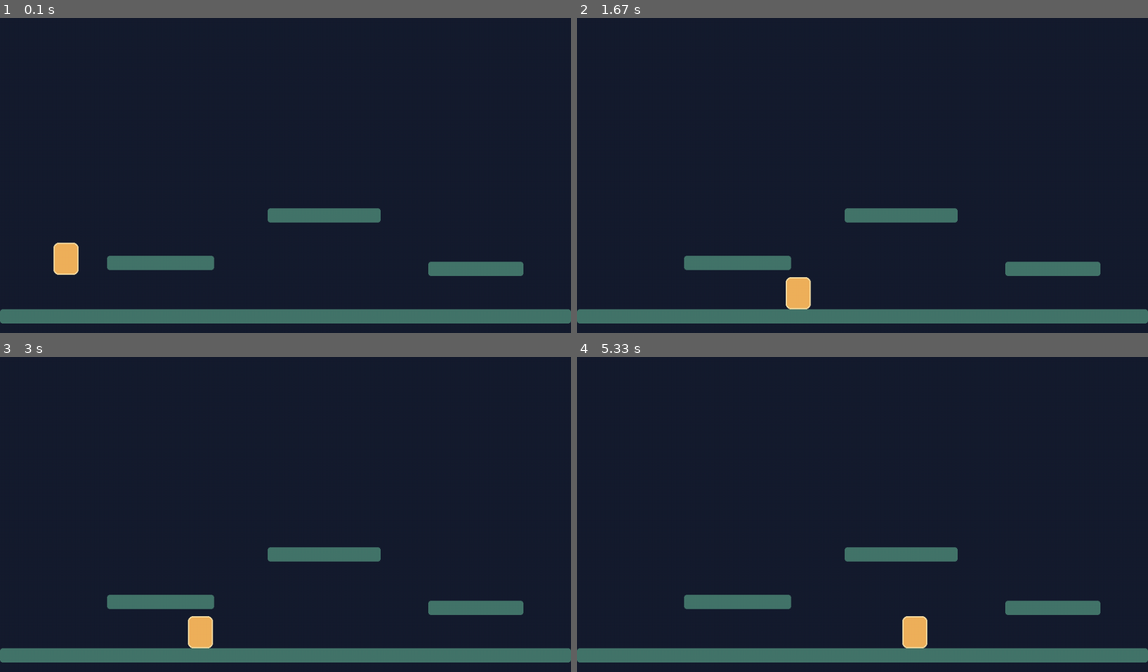
Above: before the commit, frames 1-4 (two rows, left to right).
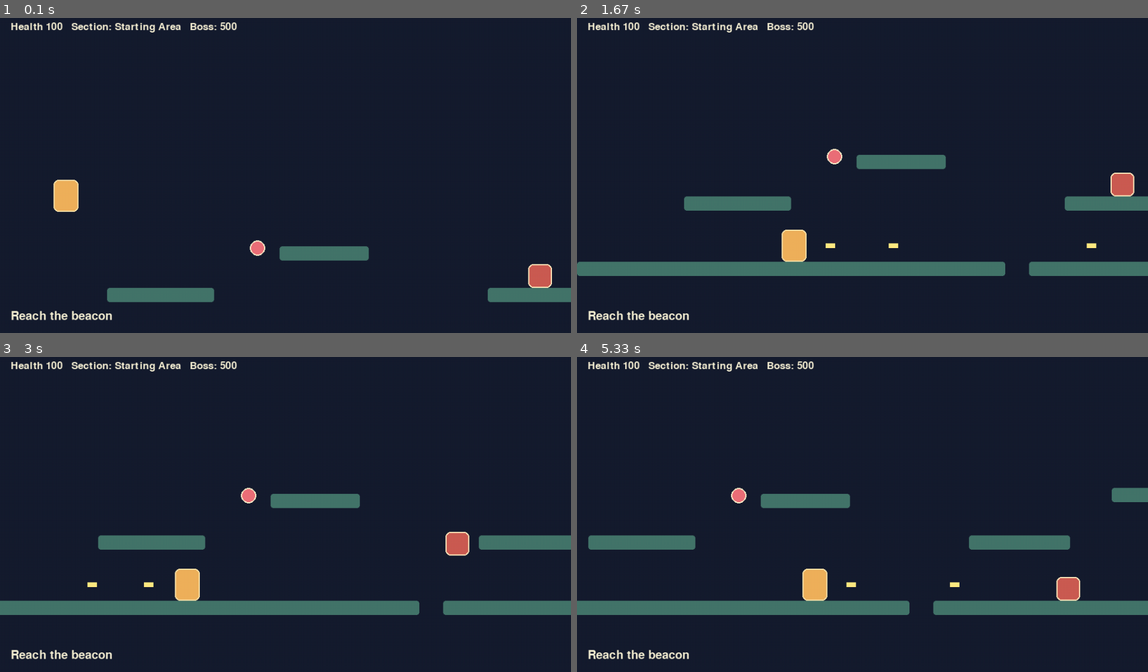
Above: after the commit, the same moments.

Repository: Ayaan-M-Khan/Pygame-Platformer
Game: pygame game, started from main.py
The game is run twice, just before and just after one commit, with the same random seed, the same clock (stepped at 60 frames per second) and the same inputs.
Inputs:
- Up to frame 1 (0.1 s): no input
- Up to frame 2 (1.67 s): hold X 0.33-0.8 s; hold Right 0.33-0.8 s; tap Space at 0.83 s; hold Right 1.17-1.63 s; tap X at 1.23, 1.53 s
- Up to frame 3 (3 s): hold Right 1.67-2.13 s; tap X at 1.73, 2.03, 2.23, 2.53, 2.8 s; hold Left 2.17-2.7 s; hold Left from 2.73 s (still down)
- Up to frame 4 (5.33 s): tap X at 3.1, 3.23, 3.53, 3.9, 4.2, 4.4, 4.7, 4.9, 5.2 s; release Left at 3.13 s; hold Right 3.17-3.8 s; hold Left 3.83-4.3 s; hold Right 4.33-4.8 s; hold Right 4.83-5.3 s

The runs differ from the first frame. In frame 1, 11% of the frame differs, in the area x 0-100%, y 1-97%; in frame 2, 14%; in frame 3, 13%; in frame 4, 14%.

Commit message:
Add authored scrolling platforming level

Diff:
--- /dev/null
+++ b/enemy.py
@@ -0,0 +1,65 @@
+import pygame
+
+import gamevalues as gv
+
+
+class Enemy:
+    colors = {"walker": (204, 93, 83), "jumper": (190, 111, 215), "shooter": (89, 164, 205), "heavy": (148, 104, 77), "boss": (224, 75, 112)}
+
+    def __init__(self, x, y, kind):
+        self.kind = kind
+        size = (70, 78) if kind == "boss" else ((52, 52) if kind == "heavy" else (40, 40))
+        self.rect = pygame.Rect(x, y, *size)
+        self.spawn_x = float(x)
+        self.health = gv.ENEMY_HEALTH[kind]
+        self.direction = 1
+        self.velocity_y = 0.0
+        self.jump_timer = gv.JUMPER_INTERVAL
+        self.shoot_timer = gv.SHOOTER_INTERVAL
+        self.phase = 1
+
+    @property
+    def alive(self):
+        return self.health > 0
+
+    def update(self, dt, platforms, player_rect):
+        if self.kind in ("walker", "heavy", "boss"):
+            speed = gv.ENEMY_SPEED[self.kind]
+            self.rect.x += round(speed * self.direction * dt)
+            if abs(self.rect.centerx - self.spawn_x) > gv.ENEMY_PATROL_DISTANCE[self.kind]:
+                self.direction *= -1
+        if self.kind == "jumper":
+            self.jump_timer -= dt
+            if self.jump_timer <= 0 and self.rect.bottom >= self._floor_top(platforms):
+                self.velocity_y = -gv.JUMPER_JUMP_FORCE
+                self.jump_timer = gv.JUMPER_INTERVAL
+        self.velocity_y = min(self.velocity_y + gv.ENEMY_GRAVITY * dt, gv.ENEMY_MAX_FALL_SPEED)
+        self.rect.y += round(self.velocity_y * dt)
+        for platform in platforms:
+            if self.rect.colliderect(platform.rect) and self.velocity_y >= 0:
+                self.rect.bottom = platform.rect.top
+                self.velocity_y = 0
+        if self.kind == "boss" and self.health < gv.ENEMY_HEALTH["boss"] / 2:
+            self.phase = 2
+
+    def _floor_top(self, platforms):
+        floors = [platform.rect.top for platform in platforms if platform.active and platform.rect.colliderect(self.rect.inflate(20, 4))]
+        return min(floors, default=gv.WORLD_HEIGHT)
+
+    def draw(self, surface, camera_x, camera_y):
+        rect = self.rect.move(-round(camera_x), -round(camera_y))
+        pygame.draw.rect(surface, self.colors[self.kind], rect, border_radius=8)
+        pygame.draw.rect(surface, (255, 232, 188), rect, 2, border_radius=8)
+        if self.kind == "boss":
+            bar = pygame.Rect(rect.x, rect.y - 12, rect.width, 7)
+            pygame.draw.rect(surface, (60, 30, 45), bar)
+            fill = bar.copy()
+            fill.width = round(bar.width * max(0, self.health) / gv.ENEMY_HEALTH["boss"])
+            pygame.draw.rect(surface, (245, 80, 105), fill)
+
+    def take_damage(self, amount):
+        self.health -= amount
+
+
+def create_enemies(spawns):
+    return [Enemy(x, y, kind) for x, y, kind in spawns]
--- a/gamevalues.py
+++ b/gamevalues.py
@@ -4,11 +4,21 @@
 SCREEN_HEIGHT = 540
 TARGET_FPS = 60
 WINDOW_TITLE = "Skybound Steps"
+WORLD_WIDTH = 5000
+WORLD_HEIGHT = 800
 
 BACKGROUND_COLOR = (22, 28, 48)
 PLATFORM_COLOR = (68, 117, 106)
+PLATFORM_COLORS = {
+	"solid": (68, 117, 106),
+	"one_way": (82, 151, 143),
+	"moving": (103, 133, 181),
+	"breakable": (177, 125, 77),
+	"boss_floor": (104, 70, 111),
+}
 PLAYER_COLOR = (239, 177, 92)
 PLAYER_OUTLINE_COLOR = (250, 226, 168)
+GOAL_COLOR = (240, 214, 104)
 
 PLAYER_WIDTH = 42
 PLAYER_HEIGHT = 54
@@ -28,4 +38,23 @@
 PLATFORM_HEIGHT = 24
 START_POSITION = (90, 380)
 
+ENEMY_HEALTH = {"walker": 30, "jumper": 35, "shooter": 40, "heavy": 120, "boss": 500}
+ENEMY_SPEED = {"walker": 90, "jumper": 65, "shooter": 35, "heavy": 35, "boss": 55}
+ENEMY_PATROL_DISTANCE = {"walker": 110, "jumper": 80, "shooter": 50, "heavy": 90, "boss": 170}
+ENEMY_GRAVITY = 1800.0
+ENEMY_MAX_FALL_SPEED = 850.0
+JUMPER_INTERVAL = 1.8
+JUMPER_JUMP_FORCE = 520.0
+SHOOTER_INTERVAL = 2.0
+
+POWERUP_SIZE = 26
+POWERUP_DURATION = 8.0
+DASH_SPEED = 900.0
+DASH_COOLDOWN = 1.0
+PROJECTILE_SPEED = 650.0
+PROJECTILE_DAMAGE = 20
+PROJECTILE_COOLDOWN = 0.25
+CONTACT_DAMAGE = 20
+RESPAWN_POSITION = START_POSITION
+
 level = 0
--- /dev/null
+++ b/level.py
@@ -0,0 +1,135 @@
+import math
+
+import pygame
+
+import gamevalues as gv
+
+
+class Platform:
+    def __init__(self, x, y, width, height=None, kind="solid", section=""):
+        self.rect = pygame.Rect(x, y, width, height or gv.PLATFORM_HEIGHT)
+        self.kind = kind
+        self.section = section
+        self.active = True
+
+    @property
+    def can_pass_through(self):
+        return self.kind == "one_way"
+
+    def update(self, dt):
+        return None
+
+    def draw(self, surface, camera_x, camera_y):
+        if not self.active:
+            return
+        visible_rect = self.rect.move(-round(camera_x), -round(camera_y))
+        color = gv.PLATFORM_COLORS.get(self.kind, gv.PLATFORM_COLOR)
+        pygame.draw.rect(surface, color, visible_rect, border_radius=4)
+
+
+class MovingPlatform(Platform):
+    def __init__(self, x, y, width, height, axis, distance, speed, section):
+        super().__init__(x, y, width, height, "moving", section)
+        self.start_position = pygame.Vector2(x, y)
+        self.axis = axis
+        self.distance = distance
+        self.speed = speed
+        self.elapsed = 0.0
+
+    def update(self, dt):
+        self.elapsed += dt * self.speed
+        offset = pygame.Vector2(1, 0) if self.axis == "x" else pygame.Vector2(0, 1)
+        amount = (math.sin(self.elapsed) + 1) * 0.5 * self.distance
+        self.rect.topleft = self.start_position + offset * amount
+
+
+class BreakablePlatform(Platform):
+    def __init__(self, x, y, width, section):
+        super().__init__(x, y, width, gv.PLATFORM_HEIGHT, "breakable", section)
+        self.break_timer = None
+
+    def update(self, dt):
+        if self.break_timer is not None:
+            self.break_timer -= dt
+            if self.break_timer <= 0:
+                self.active = False
+
+
+class Level:
+    def __init__(self):
+        self.width = gv.WORLD_WIDTH
+        self.height = gv.WORLD_HEIGHT
+        self.platforms = self._create_platforms()
+        self.enemy_spawns = [
+            (880, 590, "walker"),
+            (1160, 470, "jumper"),
+            (1510, 560, "walker"),
+            (1740, 420, "shooter"),
+            (2170, 500, "walker"),
+            (2530, 440, "jumper"),
+            (2920, 570, "heavy"),
+            (3290, 470, "shooter"),
+            (3650, 570, "walker"),
+            (4020, 500, "jumper"),
+            (4580, 570, "boss"),
+        ]
+        self.powerup_spawns = [
+            (420, 490, "health"),
+            (1530, 330, "dash"),
+            (2640, 250, "double_jump"),
+            (3440, 390, "shield"),
+        ]
+        self.goal = pygame.Rect(4880, 500, 60, 180)
+
+    def _create_platforms(self):
+        platforms = []
+        add = lambda x, y, width, section, kind="solid": platforms.append(
+            Platform(x, y, width, gv.PLATFORM_HEIGHT, kind, section)
+        )
+        add(0, 680, 720, "starting area")
+        add(760, 680, 520, "first challenge")
+        add(1320, 680, 620, "power-up approach")
+        add(1980, 680, 550, "combat section")
+        add(2580, 680, 540, "hazard section")
+        add(3170, 680, 620, "advanced platforming")
+        add(3840, 680, 1140, "boss approach")
+
+        for platform in (
+            (180, 570, 180, "starting area"),
+            (470, 500, 150, "starting area"),
+            (820, 570, 170, "first challenge"),
+            (1060, 490, 160, "first challenge"),
+            (1370, 560, 170, "power-up approach"),
+            (1440, 400, 180, "power-up approach"),
+            (1660, 500, 180, "power-up approach", "one_way"),
+            (2040, 560, 170, "combat section"),
+            (2260, 450, 180, "combat section"),
+            (2470, 360, 150, "combat section"),
+            (2670, 520, 170, "hazard section"),
+            (2900, 430, 170, "hazard section"),
+            (3190, 550, 160, "advanced platforming"),
+            (3430, 450, 180, "advanced platforming"),
+            (3690, 360, 170, "advanced platforming"),
+            (3970, 550, 180, "boss approach"),
+            (4250, 470, 170, "boss approach"),
+        ):
+            add(*platform)
+
+        platforms.append(MovingPlatform(1840, 560, 130, gv.PLATFORM_HEIGHT, "y", 100, 1.4, "power-up approach"))
+        platforms.append(BreakablePlatform(2780, 350, 130, "hazard section"))
+        platforms.append(BreakablePlatform(3080, 300, 130, "hazard section"))
+        platforms.append(Platform(4430, 680, 500, gv.PLATFORM_HEIGHT, "boss_floor", "boss arena"))
+        return platforms
+
+    def update(self, dt):
+        for platform in self.platforms:
+            platform.update(dt)
+
+    def collision_rects(self):
+        return [platform for platform in self.platforms if platform.active]
+
+    def draw(self, surface, camera_x, camera_y):
+        for platform in self.platforms:
+            platform.draw(surface, camera_x, camera_y)
+        goal = self.goal.move(-round(camera_x), -round(camera_y))
+        pygame.draw.rect(surface, gv.GOAL_COLOR, goal, 4)
--- a/main.py
+++ b/main.py
@@ -1,21 +1,37 @@
 import gamevalues as gv
 import pygame
 
+from enemy import create_enemies
+from level import Level
 from player import Player
+from powerup import create_powerups
+
+class Camera:
+	def __init__(self):
+		self.x = 0.0
+		self.y = 100.0
+
+	def follow(self, target, level, dt):
+		target_x = target.centerx - gv.SCREEN_WIDTH * 0.38
+		target_y = target.centery - gv.SCREEN_HEIGHT * 0.55
+		max_x = level.width - gv.SCREEN_WIDTH
+		max_y = level.height - gv.SCREEN_HEIGHT
+		self.x += (max(0, min(max_x, target_x)) - self.x) * min(1, dt * 7)
+		self.y += (max(0, min(max_y, target_y)) - self.y) * min(1, dt * 7)
 
 
-def create_platforms():
-	return [
-		pygame.Rect(0, 500, gv.SCREEN_WIDTH, gv.PLATFORM_HEIGHT),
-		pygame.Rect(180, 410, 180, gv.PLATFORM_HEIGHT),
-		pygame.Rect(450, 330, 190, gv.PLATFORM_HEIGHT),
-		pygame.Rect(720, 420, 160, gv.PLATFORM_HEIGHT),
-	]
+def spawn_projectile(player, direction):
+	return {
+		"rect": pygame.Rect(player.rect.centerx, player.rect.centery - 4, 16, 8),
+		"velocity": direction * gv.PROJECTILE_SPEED,
+		"damage": gv.PROJECTILE_DAMAGE,
+	}
 
 
-def draw_platforms(surface, platforms):
-	for platform in platforms:
-		pygame.draw.rect(surface, gv.PLATFORM_COLOR, platform, border_radius=4)
+def draw_hud(surface, player, level, enemies):
+	font = pygame.font.Font(None, 26)
+	text = f"Health {player.health}   Section: {level.platforms[0].section.title()}   Boss: {max(0, next((enemy.health for enemy in enemies if enemy.kind == 'boss'), 0))}"
+	surface.blit(font.render(text, True, (245, 239, 211)), (18, 16))
 
 
 def run(max_frames=None):
@@ -23,8 +39,15 @@
 	screen = pygame.display.set_mode((gv.SCREEN_WIDTH, gv.SCREEN_HEIGHT))
 	pygame.display.set_caption(gv.WINDOW_TITLE)
 	clock = pygame.time.Clock()
-	platforms = create_platforms()
+	level = Level()
 	player = Player(*gv.START_POSITION)
+	player.x, player.y = gv.RESPAWN_POSITION
+	enemies = create_enemies(level.enemy_spawns)
+	powerups = create_powerups(level.powerup_spawns)
+	projectiles = []
+	camera = Camera()
+	shoot_cooldown = 0.0
+	message = "Reach the beacon"
 	running = True
 	frame_count = 0
 
@@ -34,11 +57,68 @@
 			if event.type == pygame.QUIT:
 				running = False
 
-		player.update(pygame.key.get_pressed(), platforms, dt)
+		keys = pygame.key.get_pressed()
+		level.update(dt)
+		player.update(keys, level.collision_rects(), dt)
+		player.rect.left = max(0, player.rect.left)
+		player.rect.right = min(level.width, player.rect.right)
+		shoot_cooldown = max(0.0, shoot_cooldown - dt)
+		if keys[pygame.K_x] and shoot_cooldown <= 0:
+			direction = -1 if keys[pygame.K_LEFT] else 1
+			projectiles.append(spawn_projectile(player, direction))
+			shoot_cooldown = gv.PROJECTILE_COOLDOWN
+
+		for enemy in enemies:
+			if enemy.alive:
+				enemy.update(dt, level.collision_rects(), player.rect)
+				if enemy.rect.colliderect(player.rect):
+					player.health -= gv.CONTACT_DAMAGE
+
+		for projectile in projectiles[:]:
+			projectile["rect"].x += round(projectile["velocity"] * dt)
+			if not pygame.Rect(0, 0, level.width, level.height).colliderect(projectile["rect"]):
+				projectiles.remove(projectile)
+				continue
+			for enemy in enemies:
+				if enemy.alive and projectile["rect"].colliderect(enemy.rect):
+					enemy.take_damage(projectile["damage"])
+					projectiles.remove(projectile)
+					break
+
+		for powerup in powerups:
+			if not powerup.collected and player.rect.colliderect(powerup.rect):
+				powerup.collected = True
+				if powerup.kind == "dash":
+					player.has_dash = True
+				elif powerup.kind == "double_jump":
+					player.extra_jumps = 1
+				elif powerup.kind == "health":
+					player.health = min(gv.PLAYER_HEALTH, player.health + 40)
+				message = f"Collected {powerup.kind.replace('_', ' ')}"
+
+		if player.y > level.height + 100 or player.health <= 0:
+			player.x, player.y = gv.RESPAWN_POSITION
+			player.vel_x = player.vel_y = 0
+			player.health = gv.PLAYER_HEALTH
+
+		boss_alive = any(enemy.alive and enemy.kind == "boss" for enemy in enemies)
+		if player.rect.colliderect(level.goal) and not boss_alive:
+			message = "Beacon reached - level complete!"
+		camera.follow(player.rect, level, dt)
 
 		screen.fill(gv.BACKGROUND_COLOR)
-		draw_platforms(screen, platforms)
-		player.draw(screen)
+		level.draw(screen, camera.x, camera.y)
+		for powerup in powerups:
+			powerup.draw(screen, camera.x, camera.y)
+		for enemy in enemies:
+			if enemy.alive:
+				enemy.draw(screen, camera.x, camera.y)
+		for projectile in projectiles:
+			pygame.draw.rect(screen, (255, 235, 130), projectile["rect"].move(-round(camera.x), -round(camera.y)))
+		player.draw(screen, camera.x, camera.y)
+		draw_hud(screen, player, level, enemies)
+		font = pygame.font.Font(None, 30)
+		screen.blit(font.render(message, True, (245, 239, 211)), (18, gv.SCREEN_HEIGHT - 38))
 		pygame.display.flip()
 		frame_count += 1
 
--- a/player.py
+++ b/player.py
@@ -32,6 +32,10 @@
         self.projectile_damage = projectile_damage
         self.coyote_timer = 0.0
         self.jump_buffer_timer = 0.0
+        self.has_dash = False
+        self.extra_jumps = 0
+        self.jumps_remaining = 0
+        self.dash_cooldown = 0.0
 
     #Define properties for the x and y coordinates of the player, allowing for easy access and modification of the player's position
     @property
@@ -53,6 +57,7 @@
     def update(self, keys, platforms, dt):
         """Advance movement and resolve collisions against platform rectangles."""
         dt = min(max(dt, 0.0), 0.05)
+        self.dash_cooldown = max(0.0, self.dash_cooldown - dt)
         was_on_ground = self.on_ground
         self.on_ground = False
 
@@ -78,10 +83,21 @@
             else:
                 self.vel_x -= friction if self.vel_x > 0 else -friction
 
-        if self.jump_buffer_timer > 0 and (was_on_ground or self.coyote_timer > 0):
+        if self.jump_buffer_timer > 0 and (was_on_ground or self.coyote_timer > 0 or self.jumps_remaining > 0):
             self.vel_y = -self.jump_strength
             self.jump_buffer_timer = 0.0
             self.coyote_timer = 0.0
+            if not was_on_ground and self.jumps_remaining > 0:
+                self.jumps_remaining -= 1
+
+        if was_on_ground:
+            self.jumps_remaining = self.extra_jumps
+
+        if self.has_dash and keys[pygame.K_LSHIFT] and self.dash_cooldown <= 0:
+            direction = horizontal_input or 1
+            self.vel_x = direction * gv.DASH_SPEED
+            self.vel_y = 0.0
+            self.dash_cooldown = gv.DASH_COOLDOWN
 
         if not keys[pygame.K_SPACE] and self.vel_y < 0:
             self.vel_y += gv.PLAYER_GRAVITY * (1 - gv.JUMP_RELEASE_MULTIPLIER) * dt
@@ -95,28 +111,40 @@
         previous_bottom = self.rect.bottom
         self.rect.x += round(distance)
         for platform in platforms:
-            if previous_bottom > platform.top and self.rect.colliderect(platform):
+            platform_rect = self._platform_rect(platform)
+            if previous_bottom > platform_rect.top and self.rect.colliderect(platform_rect):
                 if distance > 0:
-                    self.rect.right = platform.left
+                    self.rect.right = platform_rect.left
                 elif distance < 0:
-                    self.rect.left = platform.right
+                    self.rect.left = platform_rect.right
                 self.vel_x = 0.0
 
     def _move_vertically(self, platforms, distance):
+        previous_bottom = self.rect.bottom
         self.rect.y += round(distance)
         for platform in platforms:
-            if self.rect.colliderect(platform):
+            platform_rect = self._platform_rect(platform)
+            if getattr(platform, "can_pass_through", False) and distance < 0:
+                continue
+            if self.rect.colliderect(platform_rect):
                 if distance > 0:
-                    self.rect.bottom = platform.top
+                    self.rect.bottom = platform_rect.top
                     self.vel_y = 0.0
                     self.on_ground = True
                 elif distance < 0:
-                    self.rect.top = platform.bottom
+                    if previous_bottom <= platform_rect.top:
+                        continue
+                    self.rect.top = platform_rect.bottom
                     self.vel_y = 0.0
 
-    def draw(self, surface):
-        pygame.draw.rect(surface, gv.PLAYER_COLOR, self.rect, border_radius=8)
-        pygame.draw.rect(surface, gv.PLAYER_OUTLINE_COLOR, self.rect, width=2, border_radius=8)
+    @staticmethod
+    def _platform_rect(platform):
+        return platform.rect if hasattr(platform, "rect") else platform
+
+    def draw(self, surface, camera_x=0, camera_y=0):
+        draw_rect = self.rect.move(-round(camera_x), -round(camera_y))
+        pygame.draw.rect(surface, gv.PLAYER_COLOR, draw_rect, border_radius=8)
+        pygame.draw.rect(surface, gv.PLAYER_OUTLINE_COLOR, draw_rect, width=2, border_radius=8)
 
     def move(self, keys):
         """Compatibility wrapper for callers that still use the original API."""
--- /dev/null
+++ b/powerup.py
@@ -0,0 +1,22 @@
+import pygame
+
+import gamevalues as gv
+
+
+class PowerUp:
+    colors = {"dash": (91, 219, 190), "double_jump": (111, 167, 242), "shield": (244, 208, 91), "health": (236, 112, 120)}
+
+    def __init__(self, x, y, kind):
+        self.kind = kind
+        self.rect = pygame.Rect(x, y, gv.POWERUP_SIZE, gv.POWERUP_SIZE)
+        self.collected = False
+
+    def draw(self, surface, camera_x, camera_y):
+        if not self.collected:
+            rect = self.rect.move(-round(camera_x), -round(camera_y))
+            pygame.draw.circle(surface, self.colors[self.kind], rect.center, rect.width // 2)
+            pygame.draw.circle(surface, (255, 245, 207), rect.center, rect.width // 2, 2)
+
+
+def create_powerups(spawns):
+    return [PowerUp(x, y, kind) for x, y, kind in spawns]
